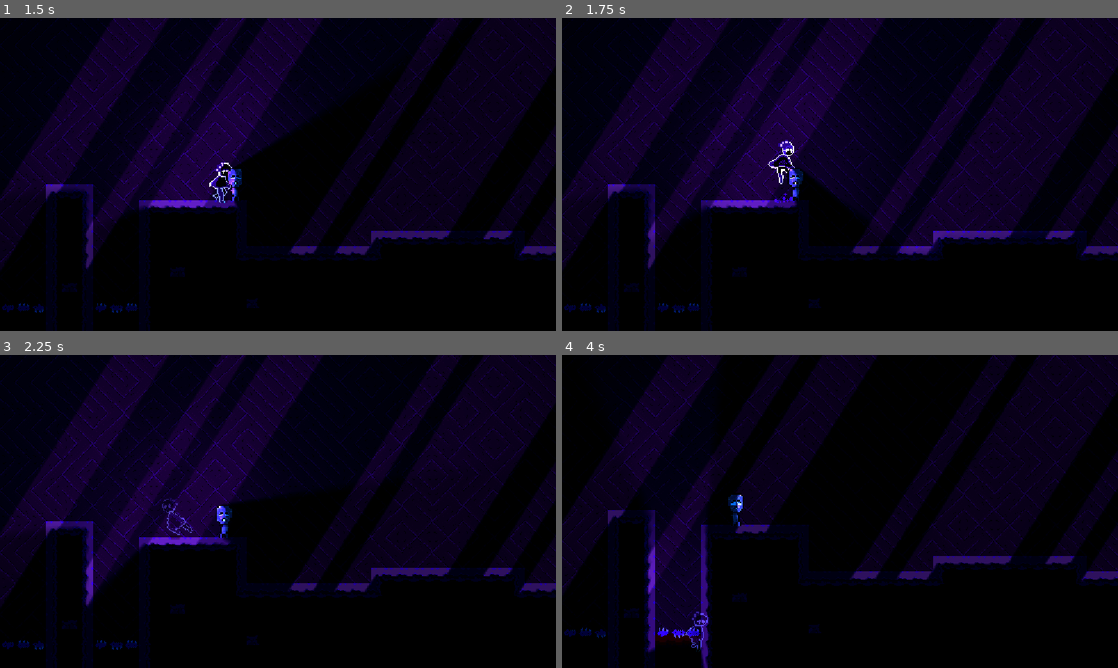
Above: before the commit, frames 1-4 (two rows, left to right).
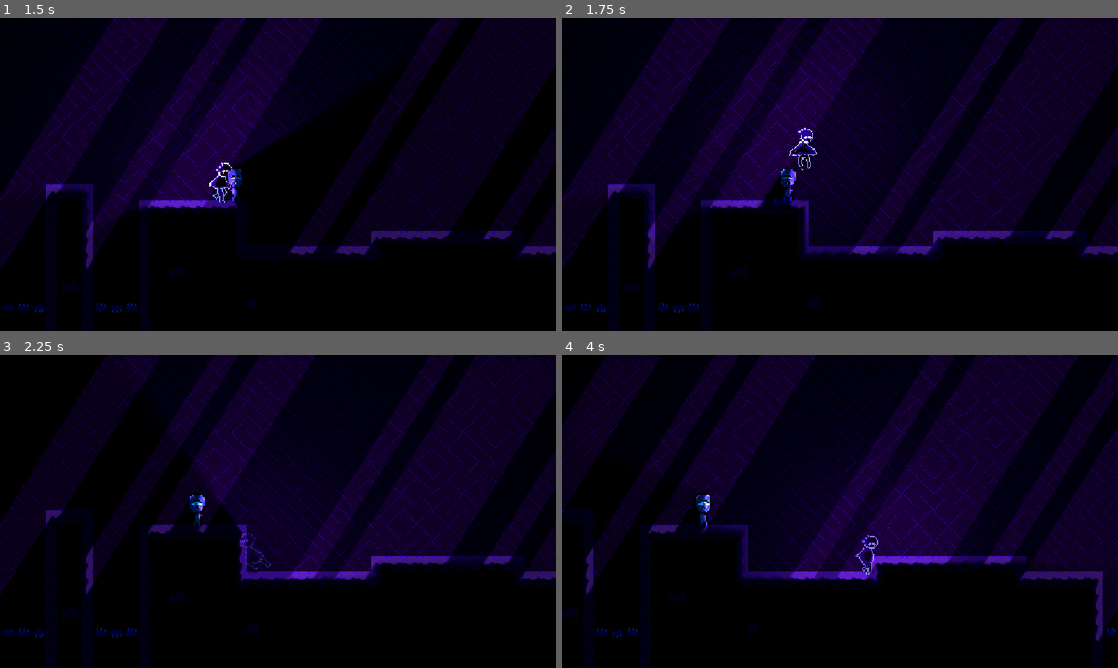
Above: after the commit, the same moments.

Repository: jtdanquah/FirstGameGit
Game: Godot game, scene res://scenes/main.tscn
Two runs of this game, one before a commit and one after it. Both use one fixed random seed, a clock stepped at 60 frames per second and the inputs below.
Inputs:
- Up to frame 1 (1.5 s): hold D (Right) from 0.53 s (still down); tap Shift (Dash) at 0.6, 1.35 s; tap Space (Jump) at 0.77 s
- Up to frame 2 (1.75 s): keep holding D (Right); tap Space (Jump) at 1.52 s
- Up to frame 3 (2.25 s): release D (Right) at 2.03 s; hold A (Left) from 2.03 s (still down); tap Shift (Dash) at 2.1 s
- Up to frame 4 (4 s): release A (Left) at 2.78 s; hold D (Right) from 2.78 s (still down); tap Shift (Dash) at 2.85, 3.6 s; tap Space (Jump) at 3.02, 3.77 s

Frame 1 is identical in both runs. In frame 2, 2.9% of the frame differs, in the area x 25-62%, y 34-76%; in frame 3, 25%; in frame 4, 36%, in the area x 0-100%, y 0-100%.

Commit message:
Update PLAYER.gd

Diff:
--- a/scrips/PLAYER.gd
+++ b/scrips/PLAYER.gd
@@ -6,7 +6,7 @@
 	jump_smoke.visible = false
 
 const SPEED = 140
-const JUMP_VELOCITY = -350
+const JUMP_VELOCITY = -500
 const JUMP_CUT_MULTIPLIER = 0.15
 const ACCELERATION = 5000
 const FRICTION = 5500
